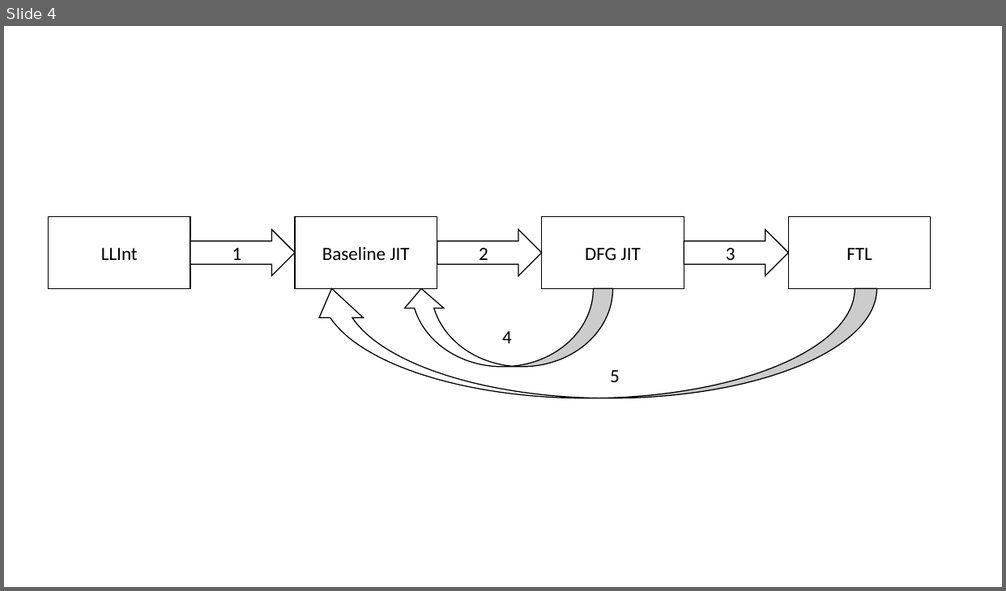
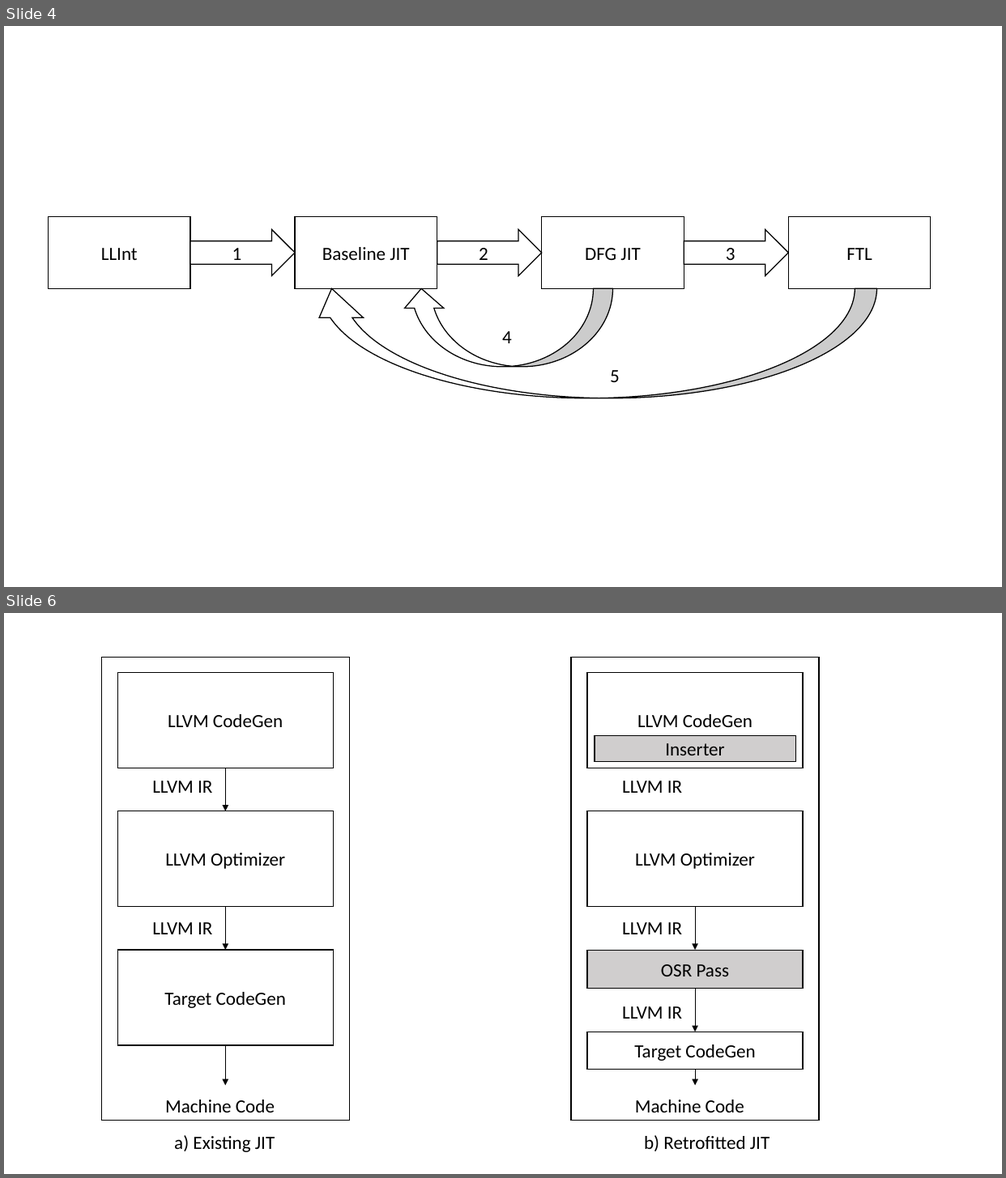
Before and after one commit to aghosn/master-thesis, a slide deck: MasterThesis/Figures/holzle.pptx. Shown one above the other, each under a label of ours: slide 4 before the commit, slides 4 and 6 after it; the slides between them are not shown. The pictures are 1006x591 and 1006x1178 pixels, drawn with LibreOffice and Linux fonts; fonts in the diff are those of the drawing. Boxes give left, top, right and bottom in pixels: in the first picture for what was removed or moved away, otherwise in the second. Text is boxed around its words. In the diff, an @@ line names an element or a change of style, - is before the commit and + after.

```diff
--- a/MasterThesis/Figures/holzle.pptx
+++ b/MasterThesis/Figures/holzle.pptx
@@ slide 6 added at (x1=4, y1=613, x2=1002, y2=1174), background #FFFFFF @@
@@ rectangle added at (x1=101, y1=658, x2=349, y2=1121), fill #FFFFFF, outline #000000 1 pt @@
@@ rectangle added at (x1=572, y1=658, x2=819, y2=1121), fill #FFFFFF, outline #000000 1 pt @@
@@ rectangle added at (x1=117, y1=673, x2=334, y2=769), fill #FFFFFF, outline #000000 1 pt, 18 pt, text #000000 @@
+LLVM CodeGen
@@ rectangle added at (x1=587, y1=673, x2=803, y2=769), fill #FFFFFF, outline #000000 1 pt, 18 pt, text #000000 @@
+LLVM CodeGen
@@ rectangle added at (x1=594, y1=736, x2=796, y2=762), fill #D0CECE, outline #000000 1 pt, 18 pt, text #000000 @@
+Inserter
@@ text added at (x1=152, y1=781, x2=212, y2=793), 18 pt, text #000000 @@
+LLVM IR
@@ arrow added from (226, 768) to (226, 811), #000000 0.5 pt @@
@@ text added at (x1=622, y1=781, x2=682, y2=793), 18 pt, text #000000 @@
+LLVM IR
@@ rectangle added at (x1=117, y1=811, x2=334, y2=907), fill #FFFFFF, outline #000000 1 pt, 18 pt, text #000000 @@
+LLVM Optimizer
@@ rectangle added at (x1=587, y1=811, x2=803, y2=907), fill #FFFFFF, outline #000000 1 pt, 18 pt, text #000000 @@
+LLVM Optimizer
@@ text added at (x1=152, y1=922, x2=212, y2=935), 18 pt, text #000000 @@
+LLVM IR
@@ arrow added from (226, 907) to (226, 950), #000000 0.5 pt @@
@@ text added at (x1=622, y1=922, x2=682, y2=935), 18 pt, text #000000 @@
+LLVM IR
@@ arrow added from (695, 907) to (695, 950), #000000 0.5 pt @@
@@ rectangle added at (x1=117, y1=950, x2=334, y2=1046), fill #FFFFFF, outline #000000 1 pt, 18 pt, text #000000 @@
+Target CodeGen
@@ rectangle added at (x1=587, y1=951, x2=803, y2=989), fill #D0CECE, outline #000000 1 pt, 18 pt, text #000000 @@
+OSR Pass
@@ arrow added from (695, 989) to (695, 1033), #000000 0.5 pt @@
@@ text added at (x1=622, y1=1007, x2=682, y2=1019), 18 pt, text #000000 @@
+LLVM IR
@@ arrow added from (226, 1046) to (226, 1085), #000000 0.5 pt @@
@@ rectangle added at (x1=587, y1=1033, x2=803, y2=1070), fill #FFFFFF, outline #000000 1 pt, 18 pt, text #000000 @@
+Target CodeGen
@@ arrow added from (695, 1070) to (695, 1085), #000000 0.5 pt @@
@@ text added at (x1=165, y1=1100, x2=275, y2=1113), 18 pt, text #000000 @@
+Machine Code
@@ text added at (x1=635, y1=1100, x2=744, y2=1113), 18 pt, text #000000 @@
+Machine Code
@@ rectangle added at (x1=167, y1=1127, x2=284, y2=1157), fill #FFFFFF, outline #FFFFFF 0.75 pt, 18 pt, text #000000 @@
+a) Existing JIT
@@ rectangle added at (x1=637, y1=1127, x2=779, y2=1157), fill #FFFFFF, outline #FFFFFF 0.75 pt, 18 pt, text #000000 @@
+b) Retrofitted JIT
```
Also in this commit, not shown: 4 other slides added, 14 other files.
